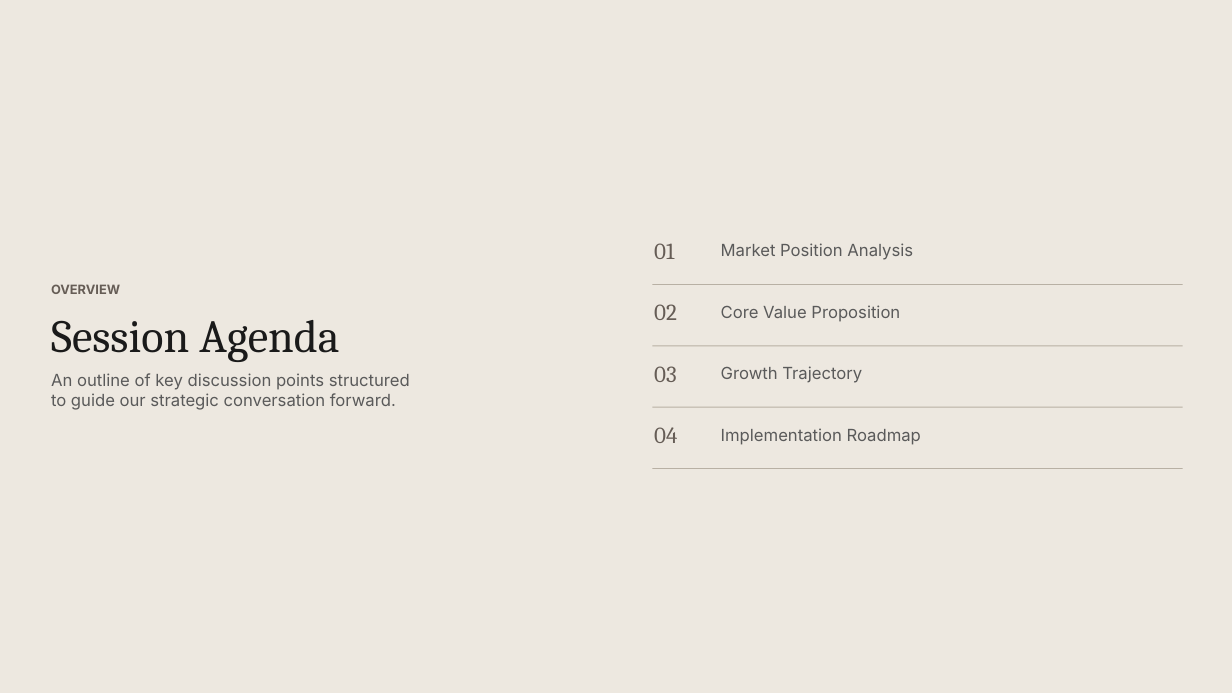
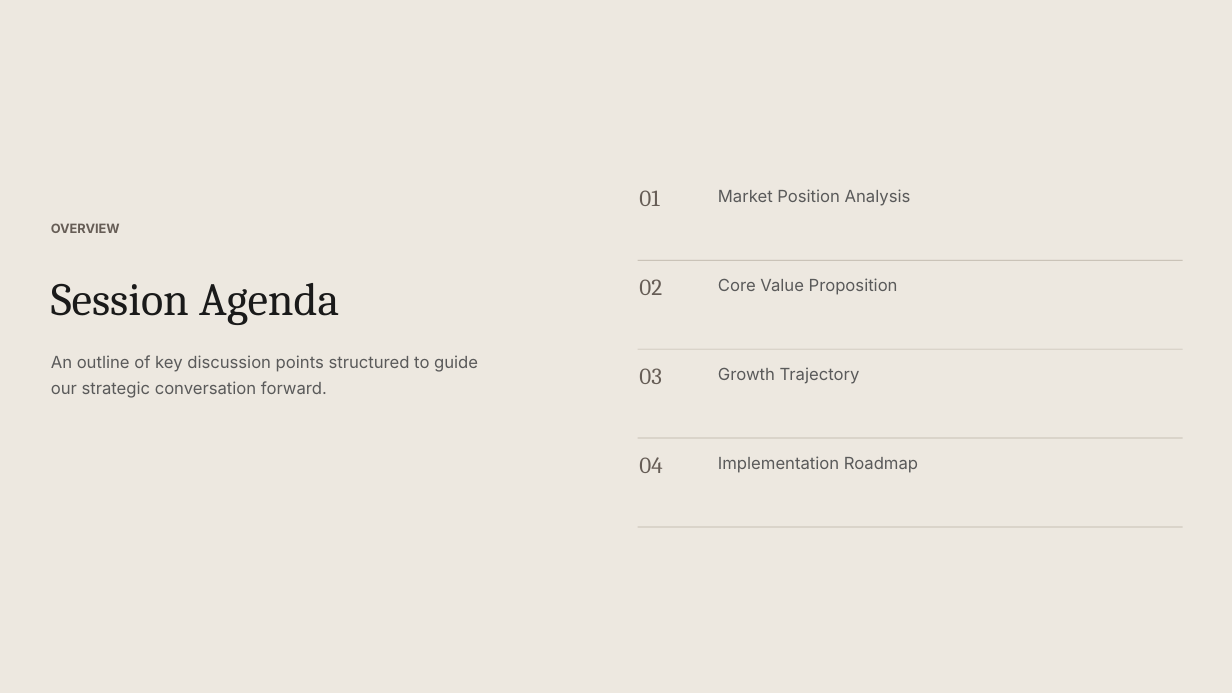
Before and after one commit to hustcer/pptx-nova, a slide deck: slide 2 of pptx-nova/assets/examples/cartesian/deck.pptx. Drawn at 1232x693 pixels with LibreOffice and Linux fonts; fonts in the diff are those of the drawing. Boxes give left, top, right and bottom in pixels: in the first picture for what was removed or moved away, otherwise in the second. Text is boxed around its words. In the diff, an @@ line names an element or a change of style, - is before the commit and + after.

```diff
--- a/pptx-nova/assets/examples/cartesian/deck.pptx
+++ b/pptx-nova/assets/examples/cartesian/deck.pptx
@@ text "01": place and size @@
-text "01" at <box>654,243,674,259</box>
+text "01" at <box>639,190,659,206</box>
@@ text "Market Position Analysis": place and size @@
-text "Market Position Analysis" at <box>721,243,913,260</box>
+text "Market Position Analysis" at <box>718,189,911,206</box>
@@ text "OVERVIEW": place and size @@
-text "OVERVIEW" at <box>51,284,120,294</box>
+text "OVERVIEW" at <box>51,223,120,233</box>
@@ text "Session Agenda": place and size @@
-text "Session Agenda" at <box>51,320,339,362</box>
+text "Session Agenda" at <box>51,283,339,325</box>
@@ text "02": place and size @@
-text "02" at <box>654,304,677,320</box>
+text "02" at <box>639,279,662,295</box>
@@ rectangle: place and size @@
-rectangle at <box>653,284,1183,285</box>
+rectangle at <box>638,260,1183,261</box>
@@ text "Core Value Proposition": place and size @@
-text "Core Value Proposition" at <box>721,305,900,322</box>
+text "Core Value Proposition" at <box>718,278,898,295</box>
@@ text "An outline of key discussion ...": place and size @@
-text "An outline of key discussion ..." at <box>51,373,410,410</box>
+text "An outline of key discussion ..." at <box>51,355,478,398</box>
@@ text "03": place and size @@
-text "03" at <box>654,366,677,382</box>
+text "03" at <box>639,368,662,384</box>
@@ rectangle: place and size @@
-rectangle at <box>653,346,1183,347</box>
+rectangle at <box>638,348,1183,349</box>
@@ line spacing 1 to 1.2 in 6 elements at <box>51,283,339,325</box>, <box>51,223,120,233</box>, <box>639,279,662,295</box>, <box>639,368,662,384</box>, <box>639,190,659,206</box>, <box>639,457,662,473</box> @@
@@ text "04": place and size @@
-text "04" at <box>654,427,677,443</box>
+text "04" at <box>639,457,662,473</box>
@@ rectangle: place and size @@
-rectangle at <box>653,469,1183,470</box>
+rectangle at <box>638,438,1183,439</box>
@@ line spacing 1 to 1.3 in 5 elements at <box>51,355,478,398</box>, <box>718,278,898,295</box>, <box>718,367,860,384</box>, <box>718,189,911,206</box>, <box>718,456,918,473</box> @@
@@ text "Implementation Roadmap": place and size @@
-text "Implementation Roadmap" at <box>721,428,921,445</box>
+text "Implementation Roadmap" at <box>718,456,918,473</box>
@@ rectangle: place and size @@
-rectangle at <box>653,407,1183,408</box>
+rectangle at <box>638,527,1183,528</box>
```
Also in this commit, not shown: 9 other slides changed, 44 other files.
